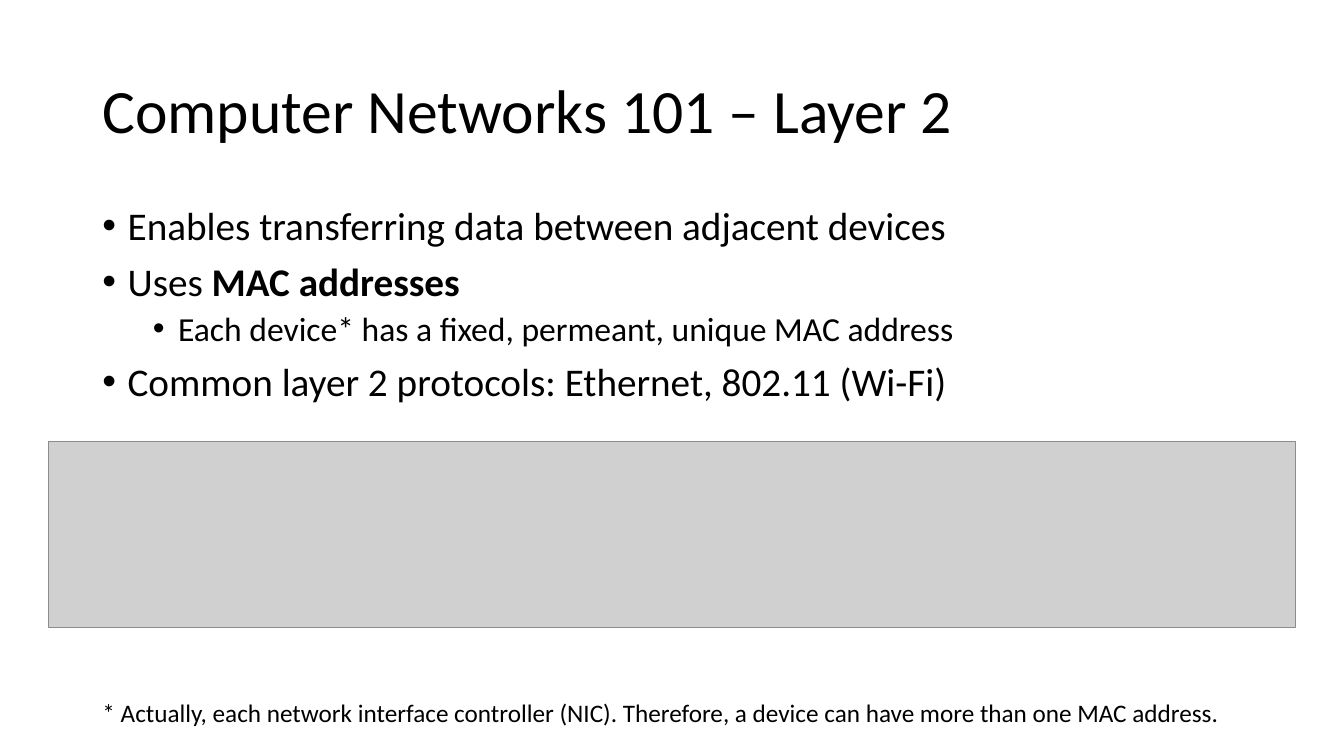
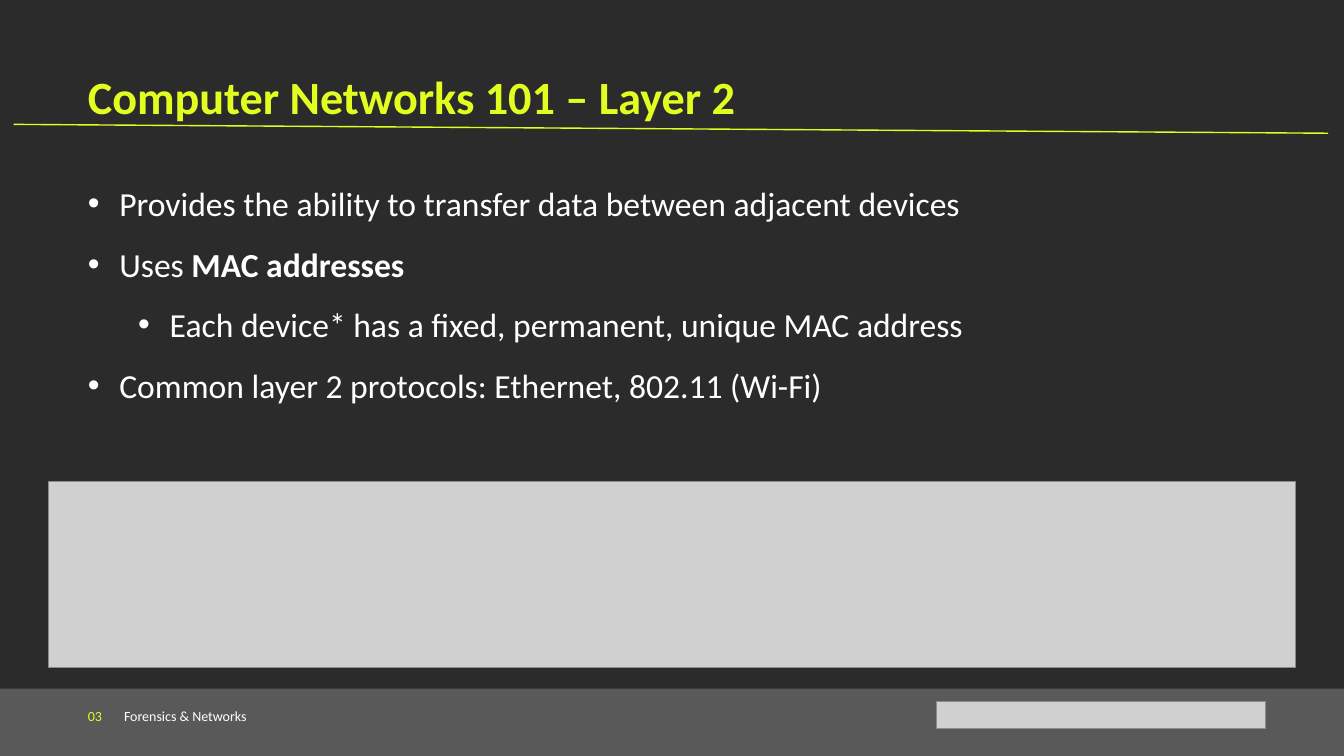
Before and after one commit to Cyanivde/technion-ctf, a slide deck: slide 11 of files/forensics-networks.pptx. Drawn at 1344x756 pixels with LibreOffice and Linux fonts; fonts in the diff are those of the drawing; grey boxes stand for pictures; background and template pictures are left out; a plain dark background stands for a picture behind light text. Boxes give left, top, right and bottom in pixels: in the first picture for what was removed or moved away, otherwise in the second. Text is boxed around its words. In the diff, an @@ line names an element or a change of style, - is before the commit and + after.

```diff
--- a/files/forensics-networks.pptx
+++ b/files/forensics-networks.pptx
@@ background #FFFFFF to picture (left out) @@
@@ text "Computer Networks 101 – Layer ...": place and size @@
-text "Computer Networks 101 – Layer ..." at [102, 90, 952, 143]
+text "Computer Networks 101 – Layer ..." at [88, 81, 735, 126]
@@ text "Computer Networks 101 – Layer ..." at [88, 81, 735, 126]: size 44 to 33 pt, text colour #000000 to #E2FE21, bold on; line spacing 0.9 to 1; vertical alignment middle to top @@
@@ line added from (14, 124) to (1329, 133), #E2FE21 1 pt @@
@@ text added at [119, 192, 963, 404], 24 pt, text #FFFFFF @@
+• Provides the ability to transfer data between adjacent devices
+• Uses MAC addresses
+  • Each device* has a fixed, permanent, unique MAC address
+• Common layer 2 protocols: Ethernet, 802.11 (Wi-Fi)
@@ text removed at [121, 212, 1218, 726] @@
-• Enables transferring data between adjacent devices
-• Uses MAC addresses
-  • Each device* has a fixed, permeant, unique MAC address
-• Common layer 2 protocols: Ethernet, 802.11 (Wi-Fi)
-* Actually, each network interface controller (NIC). Therefore, a device can have more than one MAC address.
@@ picture: place and size @@
-picture at [48, 442, 1296, 628]
+picture at [48, 481, 1296, 667]
@@ rectangle added at [0, 689, 1344, 756], fill #595959 @@
@@ text added at [88, 711, 246, 721], 10 pt, text #FFFFFF @@
+03 Forensics & Networks
@@ picture added at [937, 702, 1266, 729] @@
```
Also in this commit, not shown: 11 other slides changed, 3 slides added, 3 slides removed.
